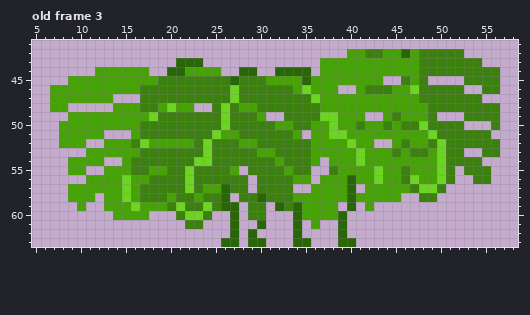
Pixel-art file, stored at Assets/Sprites/Plants/costela de adao.aseprite. The picture above is the old version.
64x64 pixels, 3 frames. Colours within 5 levels of each other are drawn and written as one. Shown: old frame 3: x 5..58, y 41..63. The commit also changed other frames, which this record leaves out.
And afterwards:
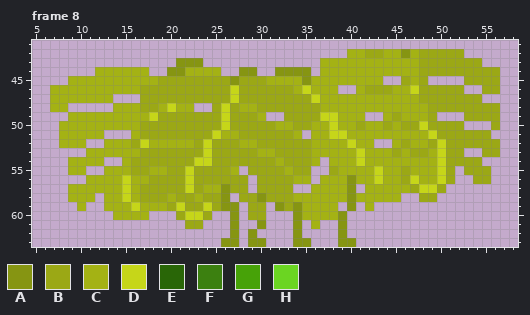
Palette (. is transparent): A #869512  B #9ba815  C #a4b214  D #c6d619  E #296607  F #3c8010  G #47a208  H #6bd522
A new or re-ordered frame is compared with the old frame closest to it.
The exact change:
frames 3 -> 9
Changed rows in their new state; - is an unchanged pixel.
Frame 8 is new; against old frame 3:
first column x 7:
42 ---------------------------------CCBBCCACBBBBB----
43 --------------AAA-------------CCCCCCCCCCCBBBBBBB--
44 -----CCCCCC--AACCCC--AA--AAAA-CCCCCCCCCCCBBBBBBBBB
45 --CCCCCCCCCCBBBBBBBBABBBCCCCACCCCCCCC--BCB----BBBB
46 CCCCCCCCCCBBBBBBBBBBDBBBBBBCDCCC--CBBBCCDBBBBB--BB
47 CCCCCCC---BBBBBBBBBBDBBBBBBBBDCCCCCCCCCCCBBBBBBB--
48 CC-----CCCBBCDCC--BDBCCBBBBBBBCCCCCCCCCCCCBBBBBBBB
49 --CCCCCCCCCDBBBBBBBDBBBC--BBBBDDCCC--CBCCCB---BBBB
50 -CCCCCCCCCBBBBBBBBBDBBBBBCCBBCCDCCBCCBCBBDBBBB---B
51 -CCCCC---CBBBBBBBBDCCBBBBBBC-CCDDCCCCCCCCCDBBBBBB-
52 -CCC--CCCBDCCCCCBDBBBCCBBBBBBCCCCDCC--CBCCBDBBBBBB
53 ----CCCCCCBBBBBBBDBBBBBCCBBBBCCCCCDCCCBCBBCDBB--BB
54 --CCCC--CBBBBBBBDDBBBBBBBCBBBC-CCCDCCCCCCCCDBBBB--
55 --CC--CCCBBCCBBDBBBBC-BBBBCBB--BCCCCDCCBCCCDB-BBB-
56 ----CCCCDCCBBBBDBBBBBB-BBBBCC-CCCACCDCCBDCCDB--BB-
57 --CCCCCCDCBBBBBDBCCABB-BBBB--CCCCA-CCCCCBDDB------
58 --CCC-CCDCBBBCBBCBBA-BBABBBCCCCCCACCCCC--BB-------
59 ---C--CCCDCCCBDBBDBAA-BB-ABACCCC-A-C--------------
60 -------CCCC---BDDB--A-BB---ACCCCA-----------------
61 ---------------BB---A--A---A-C--A-----------------
62 --------------------A-A----A----A-----------------
63 -------------------AA-AA---AA---AA----------------
Where, in picture pixels (left, top, right, bottom), the same in both pictures:
changed: (50, 49, 500, 247)
